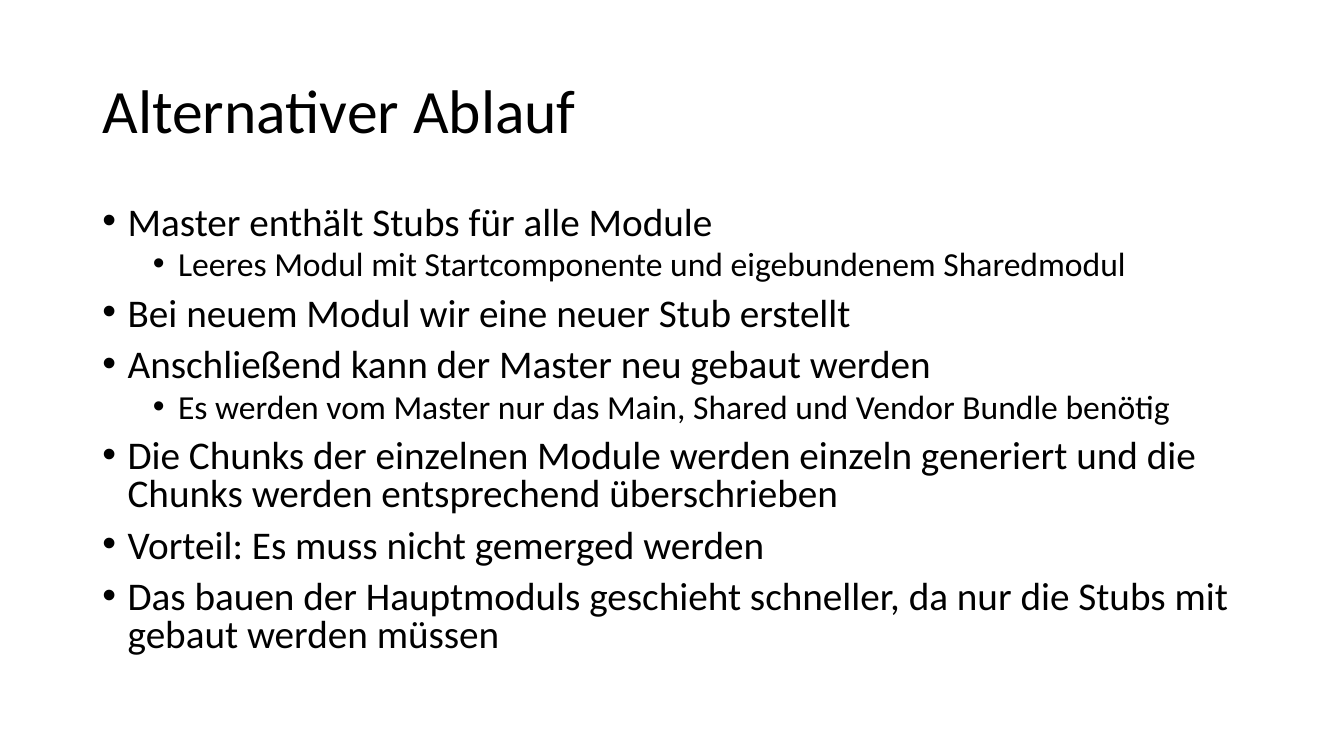
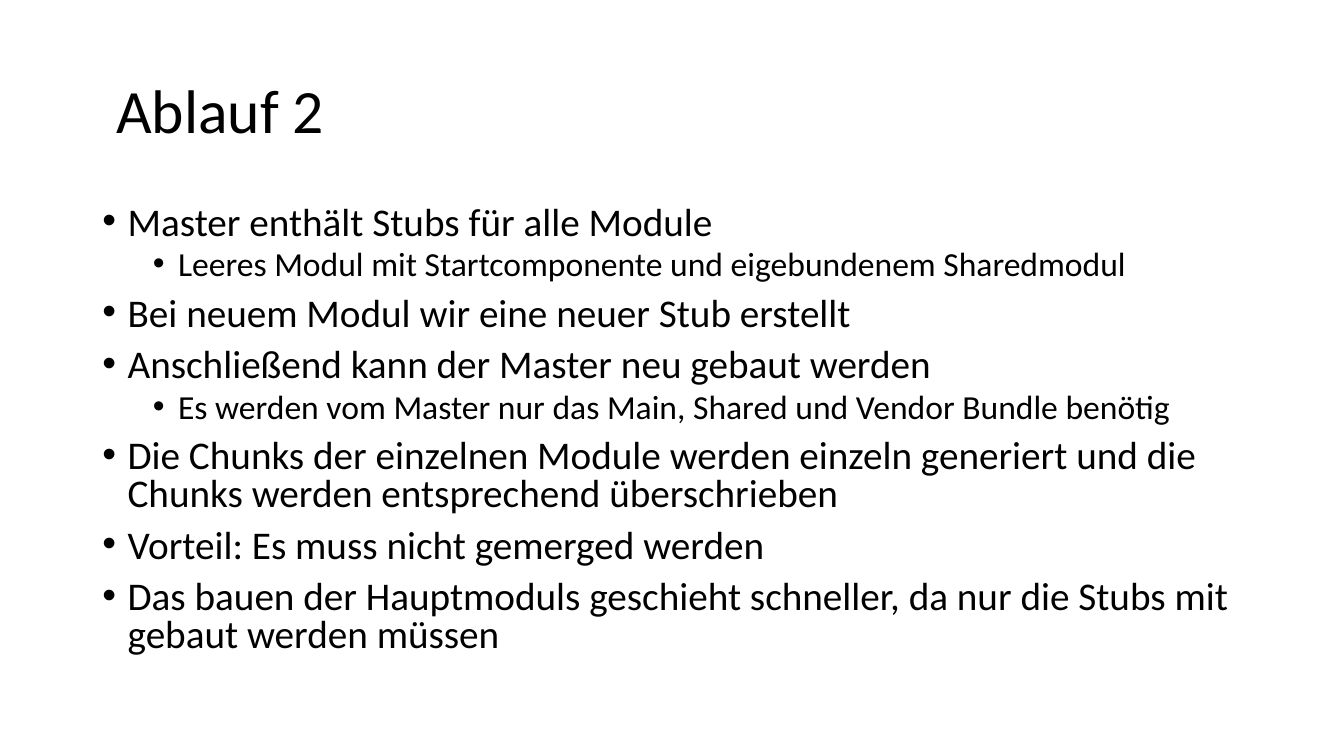
Before and after one commit to EnnoLohmann/AngularChunkReplacement, a slide deck: slide 18 of ChunkReplacement.pptx (slide 20 before the commit). Drawn at 1344x756 pixels with LibreOffice and Linux fonts; fonts in the diff are those of the drawing. Boxes give left, top, right and bottom in pixels: in the first picture for what was removed or moved away, otherwise in the second. Text is boxed around its words. In the diff, an @@ line names an element or a change of style, - is before the commit and + after.

```diff
--- a/ChunkReplacement.pptx
+++ b/ChunkReplacement.pptx
@@ title at (116, 90, 324, 134): text changed @@
-Alternativer Ablauf
+Ablauf 2
```
Also in this commit, not shown: 6 other slides changed, 4 slides added, 5 slides removed.
